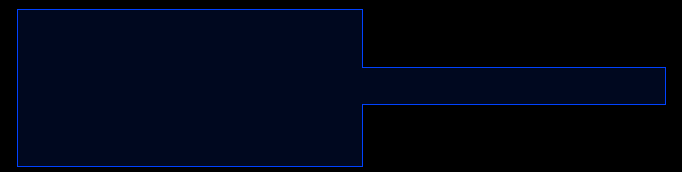
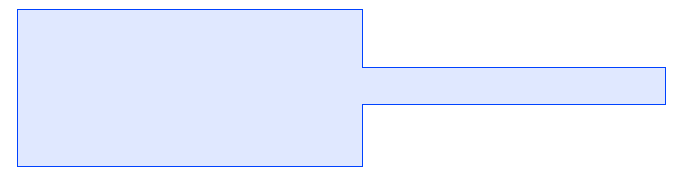
The second (682, 172) image is a revision of the first. Changes to its layers:
hid "Ebene 0" over [0, 0, 682, 172]
